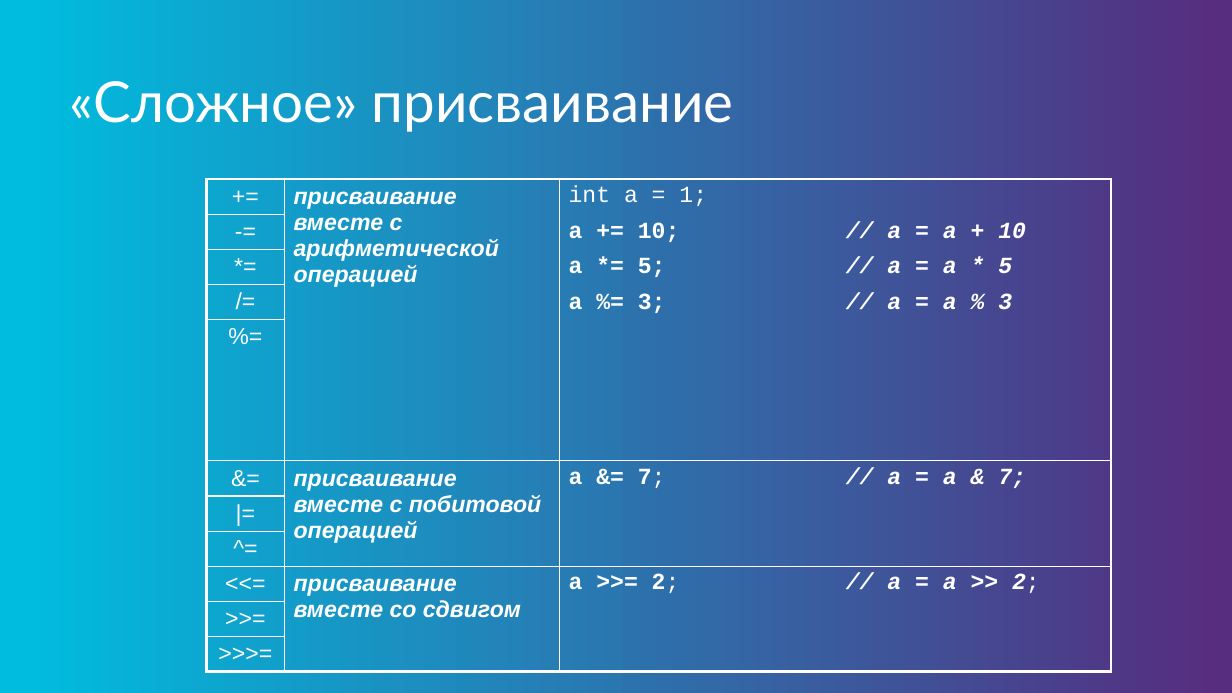
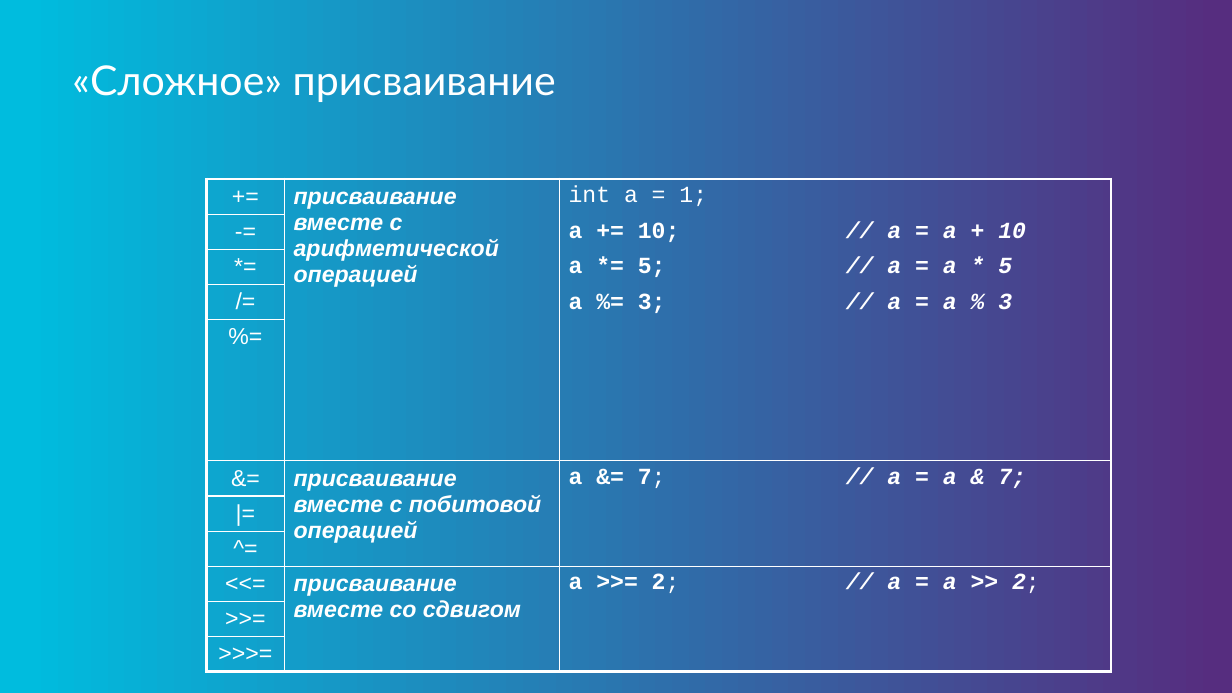
Before and after one commit to java-basic-tutorial/lessons, a slide deck: slide 30 of lesson01/lesson01.pptx. Drawn at 1232x693 pixels with LibreOffice and Linux fonts; fonts in the diff are those of the drawing; background and template pictures are left out. Boxes give left, top, right and bottom in pixels: in the first picture for what was removed or moved away, otherwise in the second. Text is boxed around its words. In the diff, an @@ line names an element or a change of style, - is before the commit and + after.

```diff
--- a/lesson01/lesson01.pptx
+++ b/lesson01/lesson01.pptx
@@ title "«Сложное» присваивание": place and size @@
-title "«Сложное» присваивание" at [69,81,733,132]
+title "«Сложное» присваивание" at [72,65,556,102]
@@ title "«Сложное» присваивание" at [72,65,556,102]: size 44 to 32 pt @@
```
Also in this commit, not shown: 29 other slides changed, 3 other files.
